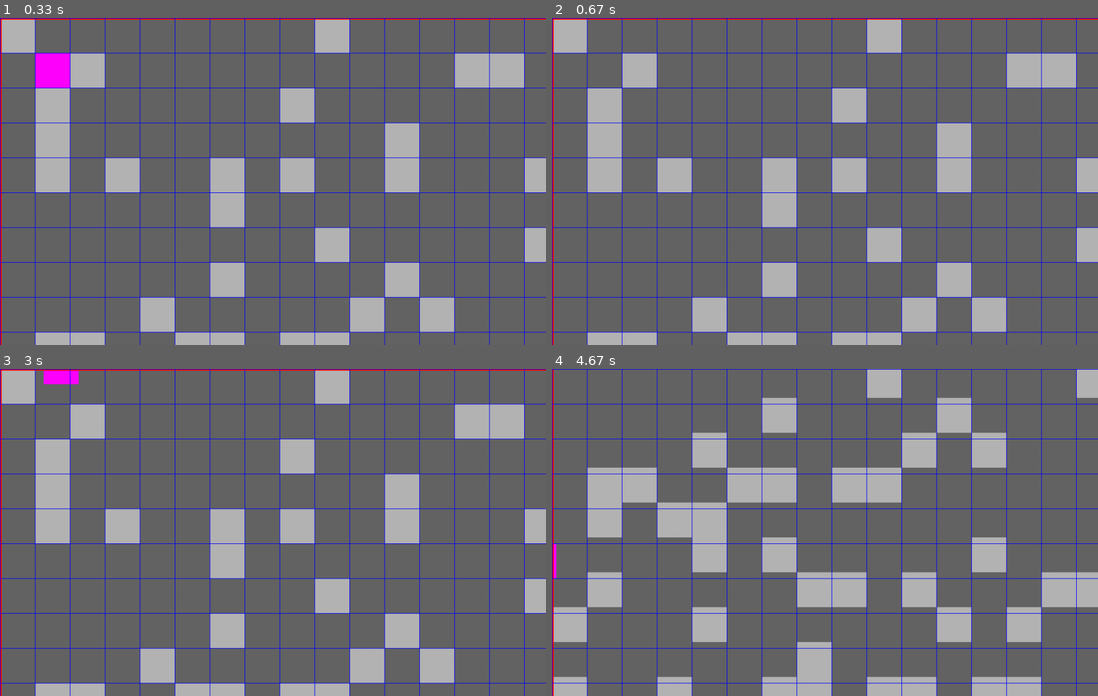
Above: before the commit, frames 1-4 (two rows, left to right).
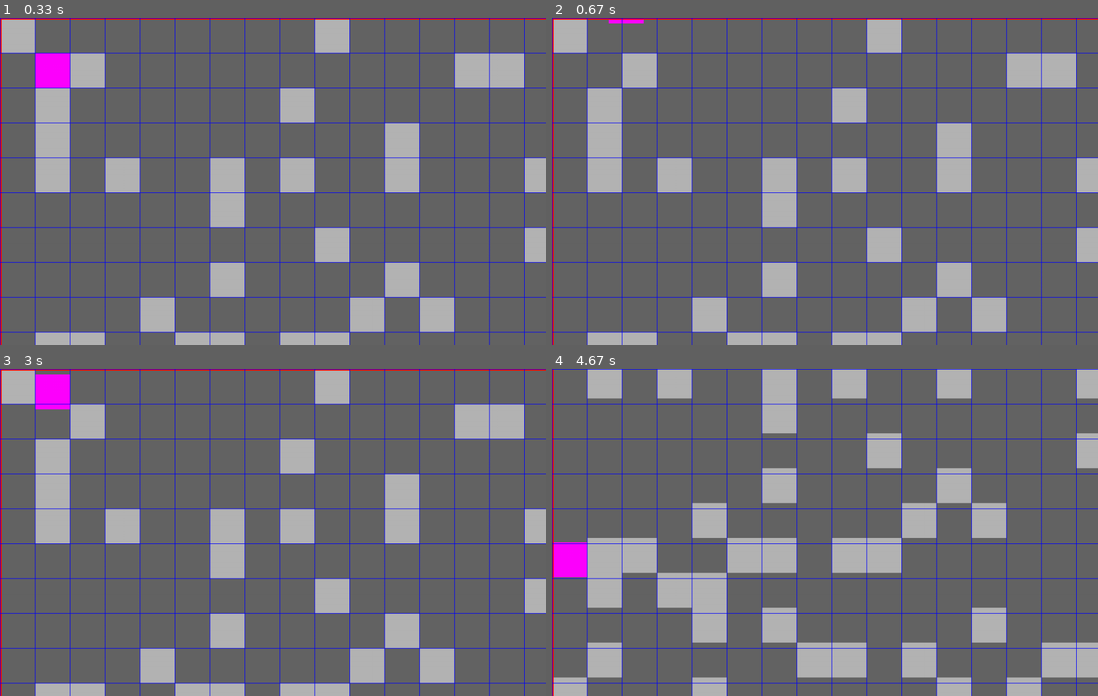
Above: after the commit, the same moments.

Repository: ravenstudios/pygame_scrolling_map
Game: pygame game, started from main.py
Two runs of this game, one before a commit and one after it. Both use one fixed random seed, a clock stepped at 60 frames per second and the inputs below.
Inputs:
- Up to frame 1 (0.33 s): no input
- Up to frame 2 (0.67 s): hold Z from 0.33 s (still down); hold Right from 0.33 s (still down)
- Up to frame 3 (3 s): release Z at 0.8 s; release Right at 0.8 s; tap Space at 0.83 s; hold Left from 2.67 s (still down)
- Up to frame 4 (4.67 s): release Left at 3.2 s; hold Left 3.57-3.97 s; hold Up 4-4.37 s; hold Right from 4.4 s (still down)

Frame 1 is identical in both runs. In frame 2, less than 0.1% of the frame differs, in the area x 10-17%, y 0-2%; in frame 3, 0.7%; in frame 4, 33%, in the area x 0-100%, y 0-100%.

Commit message:
fixed jummpin collision

Diff:
--- a/player.py
+++ b/player.py
@@ -31,7 +31,7 @@
 
     def falling(self, all_group):
 
-        # if self.y_vel > 0:
+
         self.y_vel += self.grav
 
 
@@ -41,10 +41,10 @@
         # # if we did hit anything move back to make sure were not stuck
         if hits:
 
-            # self.rect = self.rect.move(0, -self.grav)
+            self.rect = self.rect.move(0, -self.y_vel)
             self.y_vel = 0
-            y_snap = self.rect.y // BLOCK_SIZE * BLOCK_SIZE
-            self.rect.y = y_snap
+            # y_snap = self.rect.y // BLOCK_SIZE * BLOCK_SIZE
+            # self.rect.y = y_snap
 
     def input(self, all_group):
 
@@ -128,10 +128,5 @@
 
         #z jump
         if (keys[pygame.K_z]):
-            self.rect = self.rect.move(0, -10)
+            # self.rect = self.rect.move(0, -10)
             self.y_vel += self.jump_vel
-            # gets all sprites that it collided with
-            hits = pygame.sprite.spritecollide(self, all_group, False)
-            # if we did hit anything move back to make sure were not stuck
-            if hits:
-                self.rect = self.rect.move(0, self.jump_vel)
